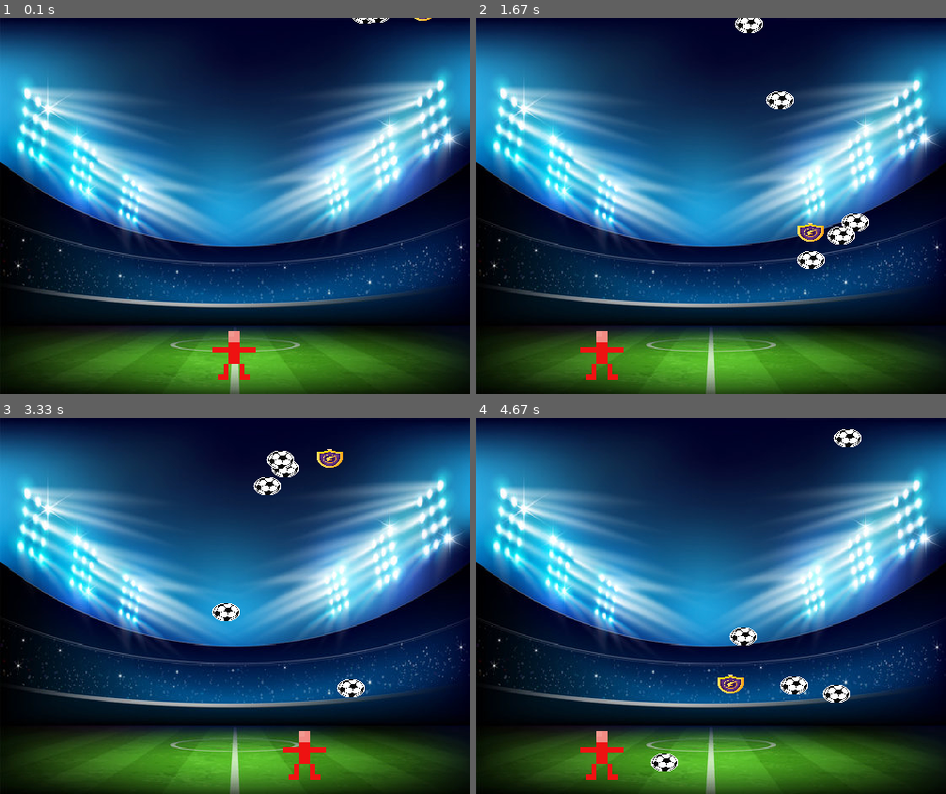
Above: before the commit, frames 1-4 (two rows, left to right).
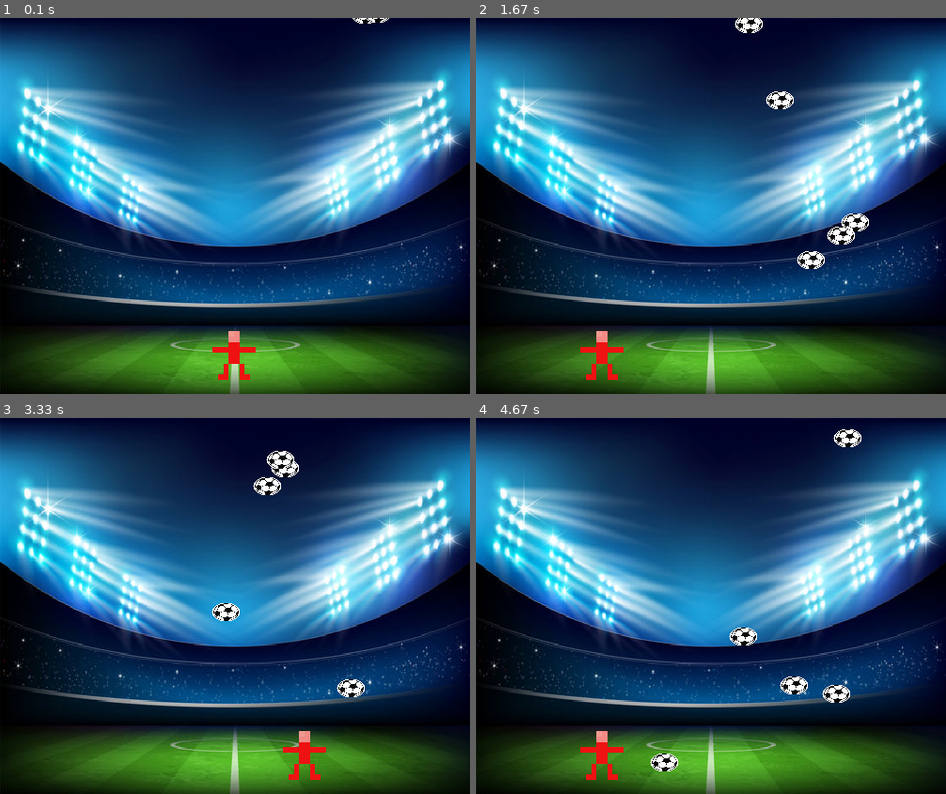
Above: after the commit, the same moments.

Repository: Pedroivo1600/PyGame
Game: pygame game, started from jogo_sprite.py
Two runs of this game, one before a commit and one after it. Both use one fixed random seed, a clock stepped at 60 frames per second and the inputs below.
Inputs:
- Up to frame 1 (0.1 s): no input
- Up to frame 2 (1.67 s): hold Left 0.33-0.87 s; hold Left 0.9-1.3 s; hold Right from 1.33 s (still down)
- Up to frame 3 (3.33 s): release Right at 1.97 s; hold Left 2-2.47 s; hold Right 2.5-2.97 s; hold Right from 3 s (still down)
- Up to frame 4 (4.67 s): release Right at 3.47 s; hold Left 3.5-4.03 s; hold Left 4.07-4.47 s; hold Right from 4.5 s (still down)

The runs differ from the first frame. In frame 1, less than 0.1% of the frame differs, in the area x 88-92%, y 0-1%; in frame 2, 0.2%, in the area x 68-74%, y 54-60%; in frame 3, 0.2%; in frame 4, 0.2%.

Commit message:
fazendo o powerup aparecer em um certo dt

Diff:
--- a/jogo_sprite.py
+++ b/jogo_sprite.py
@@ -148,13 +148,16 @@
         self.speed_football_speedy = random.randint(4, 6)
 
     def update(self):
-        self.rect.x += self.speed_footbal_speedx
-        self.rect.y += self.speed_football_speedy
+        global p_up
+        if p_up:
+            self.rect.x += self.speed_footbal_speedx
+            self.rect.y += self.speed_football_speedy
         if self.rect.right > WIDTH or self.rect.top > HEIGHT:
             self.rect.x = random.randint(250, WIDTH-ball_width)
             self.rect.y = random.randint(-50, -ball_height)
             self.speed_football_speedx = random.randint(-2, 2)
             self.speed_football_speedy = random.randint(4, 6)
+            p_up = False
 
 
 
@@ -184,6 +187,8 @@
 
 
 game = True
+t = pygame.time.get_ticks()
+p_up = False
 while game:
     time_now = pygame.time.get_ticks()
     clock.tick(FPS)
@@ -204,11 +209,13 @@
                 player.speedx += 10
             if event.key == pygame.K_RIGHT:
                 player.speedx -= 10
-
-    # if time_now%10000 == 0:
-    #     x = assets['powerup']
-    #     x.draw(window)
-    #     powerup.update()
+    #Definindo o intervalo de tempo para o powerup aparecer
+    if time_now-t >= 10000 and p_up == False:
+        p_up = True
+        print('entrou')
+        t = time_now
+
+
 
 
     #-----------------------------------
@@ -219,6 +226,8 @@
     all_balls.update()
 
     powerup.update()
+
+
 
     # Verifica se houve colisão entre o goleiro e a bola
     hits = pygame.sprite.spritecollide(player, all_soccer_balls, True)
@@ -234,8 +243,16 @@
     #Adicionando imagens para tela principal
     window.fill((255, 255, 255))
     window.blit(assets["background"], (0, 0))
+    # window.blit(assets['powerup'], powerup.rect)
     all_balls.draw(window)
-    window.blit(assets['powerup'], powerup.rect)
+
+    #fazendo o powerup aparecer
+    if p_up:
+        print('apareceu')
+        window.blit(assets['powerup'], powerup.rect)
+        # time_p_up = pygame.time.get_ticks()
+        # if time_p_up-t >= 5000:
+        #     p_up = False
 
     pygame.display.update()
 
